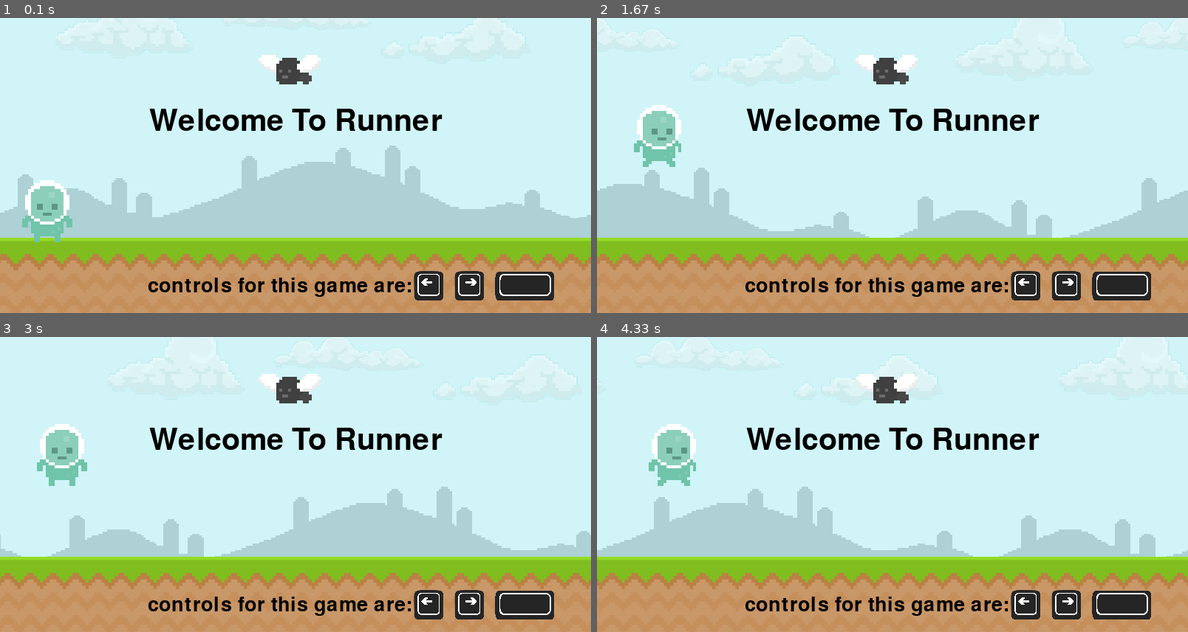
Above: before the commit, frames 1-4 (two rows, left to right).
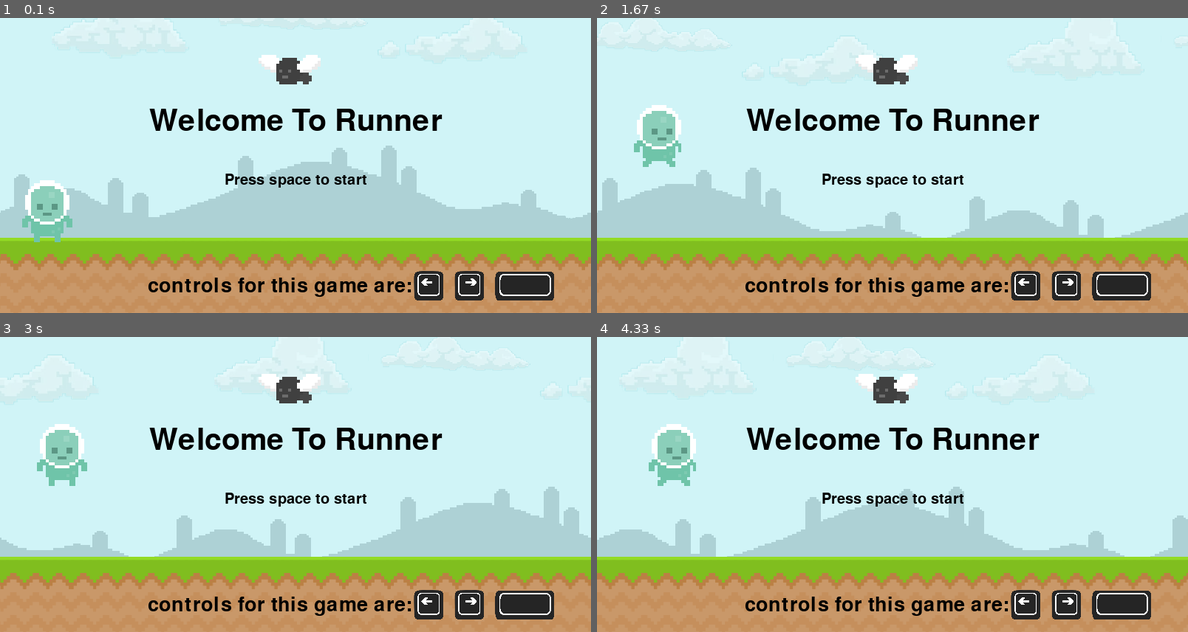
Above: after the commit, the same moments.

Repository: Mraakz/pygame-Learn
Game: pygame game, started from main.py
Same seed, same stepped clock (60 frames per second), same inputs: the game is played once before the commit and once after it.
Inputs:
- Up to frame 1 (0.1 s): no input
- Up to frame 2 (1.67 s): hold Right 0.33-0.8 s; hold Right 0.83-1.3 s; tap Space at 0.9, 1.2, 1.4 s; hold Left from 1.33 s (still down)
- Up to frame 3 (3 s): tap Space at 1.7, 1.97, 2.27, 2.4, 2.7 s; release Left at 1.87 s; hold Left 1.9-2.3 s; hold Right 2.33-2.97 s
- Up to frame 4 (4.33 s): hold Left 3-3.47 s; tap Space at 3.07, 3.37, 3.57, 3.87, 4.07 s; hold Right 3.5-3.97 s; hold Right from 4 s (still down)

The runs differ from the first frame. In frame 1, 1.6% of the frame differs, in the area x 0-100%, y 0-68%; in frame 2, 8.7%; in frame 3, 11%; in frame 4, 13%, in the area x 0-100%, y 0-86%.

Commit message:
11/20/2023

Diff:
--- a/Bereken_Text_size.py
+++ b/Bereken_Text_size.py
@@ -17,8 +17,8 @@
 
 screen_width=800
 screen_height=400
-text_width=193
-text_height=20
+text_width=279
+text_height=41
 
 awnser=Screen_size(screen_width, text_width, screen_height, text_height)
 
--- a/main.py
+++ b/main.py
@@ -48,8 +48,11 @@
 #Start text
 font1 = pygame.font.SysFont("None", 60)
 font2 =pygame.font.SysFont("None", 40)
+font3 =pygame.font.SysFont("None", 30)
 text1 = font1.render('Welcome To Runner', True, 'Black')
 text2 = font2.render('controls for this game are:', True, 'Black')
+text3 = font3.render('Press space to start', True, 'Black')
+
 #txt_width = text2.get_width()
 #txt_height = text2.get_height()
 
@@ -72,8 +75,8 @@
 # Create a timer to trigger the custom event after a delay (1000 milliseconds)
 pygame.time.set_timer(PLAYER_MOVEMENT, 300)
 pygame.time.set_timer(FLY_MOVEMENT, 500)
-pygame.time.set_timer(SKY_MOVEMENT, 40)
-pygame.time.set_timer(GROUND_MOVEMENT, 30)
+pygame.time.set_timer(SKY_MOVEMENT, 25)
+pygame.time.set_timer(GROUND_MOVEMENT, 20)
 pygame.time.set_timer(CUSTOM_EVEN, 1000)
 
 running = True
@@ -100,6 +103,8 @@
 txy1 = 120
 txx2 = 200
 txy2 = 350
+txx3 = 304
+txy3 = 210
 lax = 560
 lay = 343
 rax = 615
@@ -110,6 +115,7 @@
 def starting():
     screen.blit(text1,(txx1, txy1))
     screen.blit(text2,(txx2, txy2))
+    screen.blit(text3,(txx3, txy3))
     screen.blit(Left_arrow,(lax, lay))
     screen.blit(Right_arrow,(rax, ray))
     screen.blit(Space_button,(spx, spy))
@@ -140,26 +146,26 @@
             fly = pygame.image.load(list1[fl])
 
         if event.type == SKY_MOVEMENT:
-            sx-= 10
-            if sx <= -810:
+            sx-= 5
+            if sx <= -805:
                 sx = 800
                 print("picture sky1 has reach out of screen")
             else:
                 if sx != 800:
-                    s2x -= 10
+                    s2x -= 5
                     if s2x == -800:
                         s2x = 800
                         print("picture sky2 has reach out of screen")
 
         if event.type == GROUND_MOVEMENT:
-            gx-= 10
-            if gx <= -810:
+            gx-= 5
+            if gx <= -805:
                 gx = 800
                 print("picture ground1 has reach out of screen")
                 #print(txt_width, txt_height)
             else:
                 if gx != 800:
-                    g2x -= 10
+                    g2x -= 5
                     if g2x == -800:
                         g2x = 800
                         print("picture ground2 has reach out of screen")
@@ -196,6 +202,6 @@
             left = False
 
     pygame.display.update()
-    clock.tick(60)
+    clock.tick(360)
 pygame.quit()
 sys.exit()
--- a/test.py
+++ b/test.py
@@ -3,34 +3,6 @@
 
 space = False
 prespace = False
-
-def move_sky():
-    global sx
-    global s2x
-    sx-= 10
-    if sx <= -810:
-        sx = 800
-        print("picture sky1 has reach out of screen")
-    else:
-        if sx != 800:
-            s2x -= 10
-            if s2x == -800:
-                s2x = 800
-                print("picture sky2 has reach out of screen")
-
-def move_ground():
-    global gx
-    global g2x
-    gx-= 10
-    if gx <= -810:
-        gx = 800
-        print("picture ground1 has reach out of screen")
-    else:
-        if gx != 800:
-            g2x -= 10
-            if g2x == -800:
-                g2x = 800
-                print("picture ground2 has reach out of screen")
 
 def spaced():
     global space
@@ -46,7 +18,6 @@
         sy += 30
         s2y += 30
 
-
 pygame.init()
 screen = pygame.display.set_mode((800,400))
 pygame.display.set_caption('runner')
@@ -81,8 +52,9 @@
 text1 = font1.render('Welcome To Runner', True, 'Black')
 text2 = font2.render('controls for this game are:', True, 'Black')
 text3 = font3.render('Press space to start', True, 'Black')
-txt_width = text3.get_width()
-txt_height = text3.get_height()
+
+#txt_width = text2.get_width()
+#txt_height = text2.get_height()
 
 
 #player and fly list of images to scroll thru
@@ -103,11 +75,10 @@
 # Create a timer to trigger the custom event after a delay (1000 milliseconds)
 pygame.time.set_timer(PLAYER_MOVEMENT, 300)
 pygame.time.set_timer(FLY_MOVEMENT, 500)
-pygame.time.set_timer(SKY_MOVEMENT, 40)
-pygame.time.set_timer(GROUND_MOVEMENT, 30)
+pygame.time.set_timer(SKY_MOVEMENT, 25)
+pygame.time.set_timer(GROUND_MOVEMENT, 20)
 pygame.time.set_timer(CUSTOM_EVEN, 1000)
 
-start = False
 running = True
 space = False
 prespace = False
@@ -141,6 +112,8 @@
 spx = 670
 spy = 343
 
+start = False
+
 def starting():
     screen.blit(text1,(txx1, txy1))
     screen.blit(text2,(txx2, txy2))
@@ -160,16 +133,18 @@
 while running:
     images()
     starting()
-    #print(txt_width, txt_height)
+
     for event in pygame.event.get():
-
         if event.type == pygame.QUIT:
             pygame.quit()
             exit()
-
-
         if event.type == pygame.KEYDOWN and event.key == pygame.K_SPACE:
             start = True
+            print("started")
+
+        if event.type == pygame.KEYDOWN and event.key == pygame.K_ESCAPE:
+            start = False
+            print("user have pressed escape")
 
         if start == True:
             if event.type == PLAYER_MOVEMENT:
@@ -181,10 +156,29 @@
                 fly = pygame.image.load(list1[fl])
 
             if event.type == SKY_MOVEMENT:
-                move_sky()
+                sx-= 5
+                if sx <= -805:
+                    sx = 800
+                    print("picture sky1 has reach out of screen")
+                else:
+                    if sx != 800:
+                        s2x -= 5
+                        if s2x == -800:
+                            s2x = 800
+                            print("picture sky2 has reach out of screen")
 
             if event.type == GROUND_MOVEMENT:
-                move_ground()
+                gx-= 5
+                if gx <= -805:
+                    gx = 800
+                    print("picture ground1 has reach out of screen")
+                    #print(txt_width, txt_height)
+                else:
+                    if gx != 800:
+                        g2x -= 5
+                        if g2x == -800:
+                            g2x = 800
+                            print("picture ground2 has reach out of screen")
 
 
             elif event.type == pygame.KEYDOWN and event.key == pygame.K_SPACE:
@@ -218,6 +212,6 @@
                 left = False
 
     pygame.display.update()
-    clock.tick(60)
+    clock.tick(360)
 pygame.quit()
 sys.exit()
--- a/test2.py
+++ b/test2.py
@@ -3,34 +3,6 @@
 
 space = False
 prespace = False
-
-def move_sky():
-    global sx
-    global s2x
-    sx-= 10
-    if sx <= -810:
-        sx = 800
-        print("picture sky1 has reach out of screen")
-    else:
-        if sx != 800:
-            s2x -= 10
-            if s2x == -800:
-                s2x = 800
-                print("picture sky2 has reach out of screen")
-
-def move_ground():
-    global gx
-    global g2x
-    gx-= 10
-    if gx <= -810:
-        gx = 800
-        print("picture ground1 has reach out of screen")
-    else:
-        if gx != 800:
-            g2x -= 10
-            if g2x == -800:
-                g2x = 800
-                print("picture ground2 has reach out of screen")
 
 def spaced():
     global space
@@ -46,7 +18,6 @@
         sy += 30
         s2y += 30
 
-
 pygame.init()
 screen = pygame.display.set_mode((800,400))
 pygame.display.set_caption('runner')
@@ -81,8 +52,9 @@
 text1 = font1.render('Welcome To Runner', True, 'Black')
 text2 = font2.render('controls for this game are:', True, 'Black')
 text3 = font3.render('Press space to start', True, 'Black')
-txt_width = text3.get_width()
-txt_height = text3.get_height()
+
+#txt_width = text2.get_width()
+#txt_height = text2.get_height()
 
 
 #player and fly list of images to scroll thru
@@ -103,11 +75,10 @@
 # Create a timer to trigger the custom event after a delay (1000 milliseconds)
 pygame.time.set_timer(PLAYER_MOVEMENT, 300)
 pygame.time.set_timer(FLY_MOVEMENT, 500)
-pygame.time.set_timer(SKY_MOVEMENT, 40)
-pygame.time.set_timer(GROUND_MOVEMENT, 30)
+pygame.time.set_timer(SKY_MOVEMENT, 25)
+pygame.time.set_timer(GROUND_MOVEMENT, 20)
 pygame.time.set_timer(CUSTOM_EVEN, 1000)
 
-start = False
 running = True
 space = False
 prespace = False
@@ -141,6 +112,8 @@
 spx = 670
 spy = 343
 
+start = False
+
 def starting():
     screen.blit(text1,(txx1, txy1))
     screen.blit(text2,(txx2, txy2))
@@ -160,16 +133,18 @@
 while running:
     images()
     starting()
-    #print(txt_width, txt_height)
+
     for event in pygame.event.get():
-
         if event.type == pygame.QUIT:
             pygame.quit()
             exit()
-
-
         if event.type == pygame.KEYDOWN and event.key == pygame.K_SPACE:
             start = True
+            print("started")
+
+        if event.type == pygame.KEYDOWN and event.key == pygame.K_ESCAPE:
+            start = False
+            print("user have pressed escape")
 
         if start == True:
             if event.type == PLAYER_MOVEMENT:
@@ -181,10 +156,29 @@
                 fly = pygame.image.load(list1[fl])
 
             if event.type == SKY_MOVEMENT:
-                move_sky()
+                sx-= 5
+                if sx <= -805:
+                    sx = 800
+                    print("picture sky1 has reach out of screen")
+                else:
+                    if sx != 800:
+                        s2x -= 5
+                        if s2x == -800:
+                            s2x = 800
+                            print("picture sky2 has reach out of screen")
 
             if event.type == GROUND_MOVEMENT:
-                move_ground()
+                gx-= 5
+                if gx <= -805:
+                    gx = 800
+                    print("picture ground1 has reach out of screen")
+                    #print(txt_width, txt_height)
+                else:
+                    if gx != 800:
+                        g2x -= 5
+                        if g2x == -800:
+                            g2x = 800
+                            print("picture ground2 has reach out of screen")
 
 
             elif event.type == pygame.KEYDOWN and event.key == pygame.K_SPACE:
@@ -218,6 +212,6 @@
                 left = False
 
     pygame.display.update()
-    clock.tick(60)
+    clock.tick(360)
 pygame.quit()
 sys.exit()
